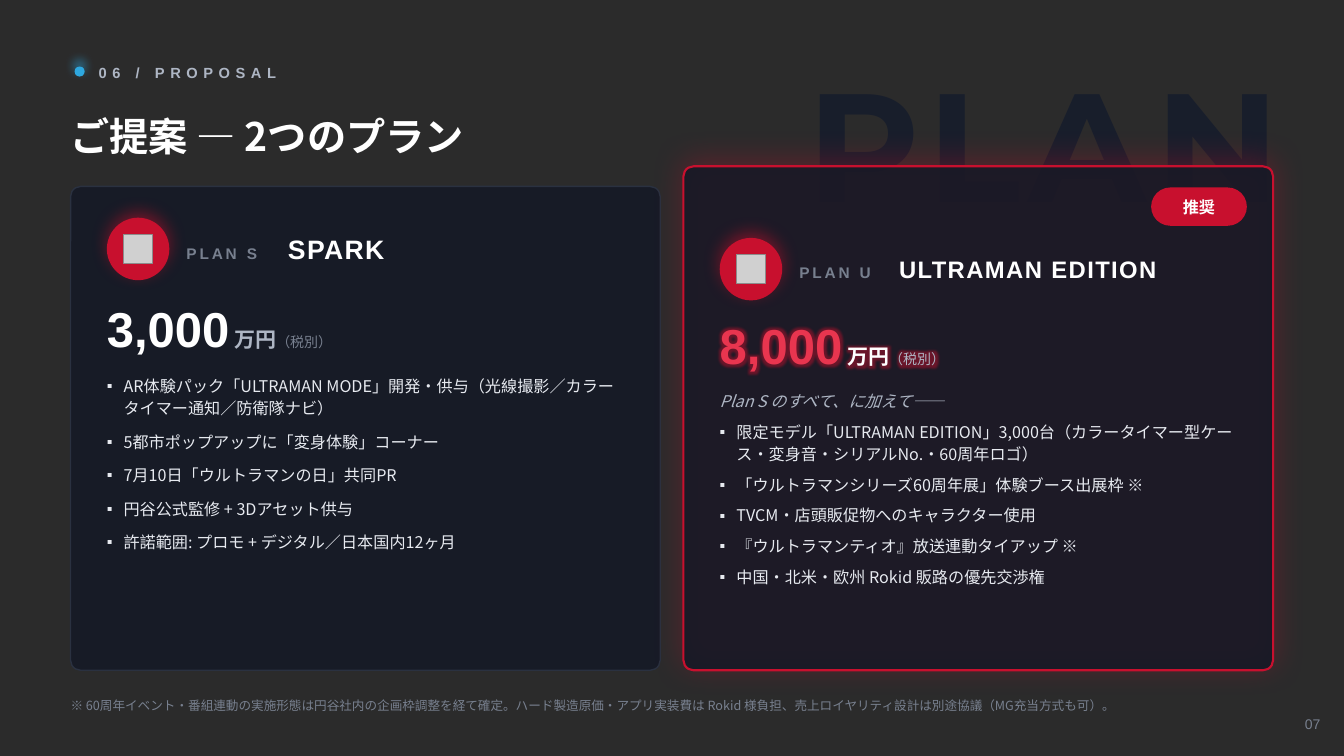
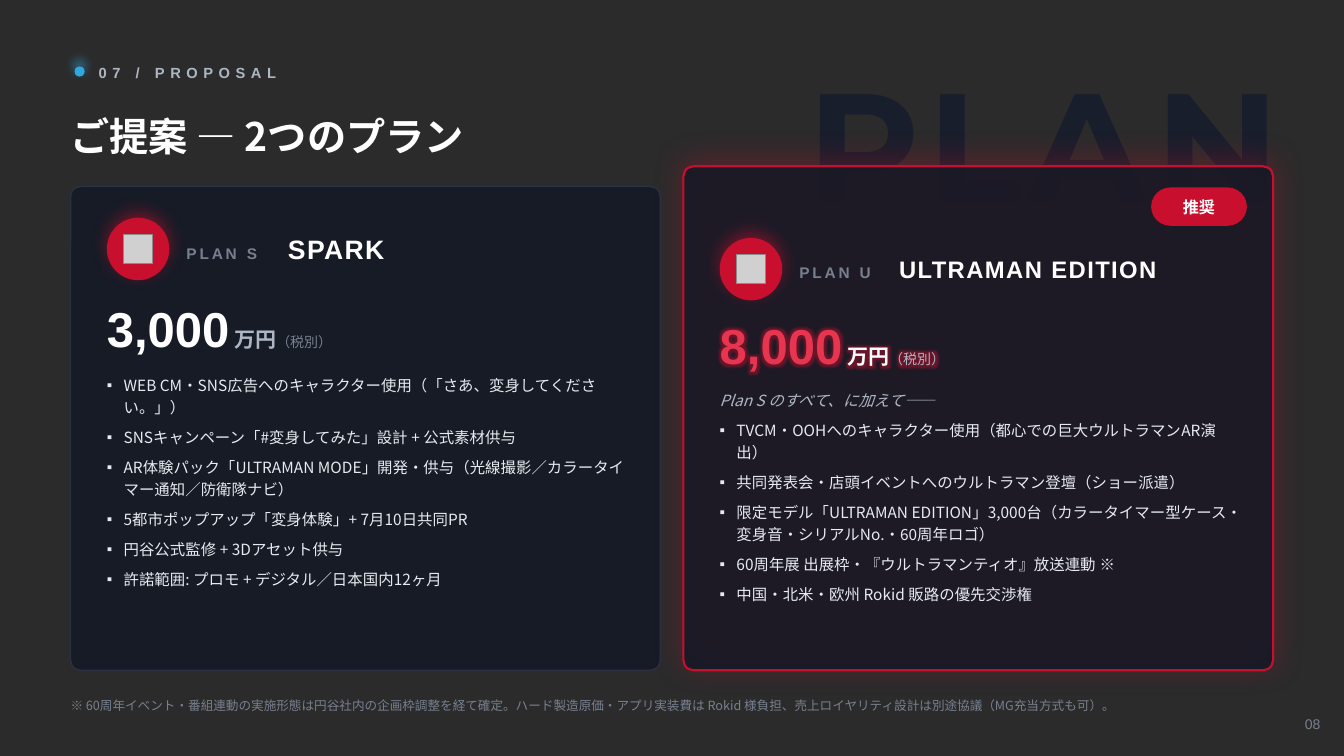
Before and after one commit to hayatoshintani-spe/kessho-lens, a slide deck: slide 8 of docs/proposals/rokid-ultraman-pitch.pptx (slide 7 before the commit). Drawn at 1344x756 pixels with LibreOffice and Linux fonts; fonts in the diff are those of the drawing; grey boxes stand for pictures; background and template pictures are left out; a plain dark background stands for a picture behind light text. Boxes give left, top, right and bottom in pixels: in the first picture for what was removed or moved away, otherwise in the second. Text is boxed around its words. In the diff, an @@ line names an element or a change of style, - is before the commit and + after.

```diff
--- a/docs/proposals/rokid-ultraman-pitch.pptx
+++ b/docs/proposals/rokid-ultraman-pitch.pptx
@@ text at <box>99,68,276,78</box>: text changed @@
-06 / PROPOSAL
+07 / PROPOSAL
@@ text at <box>124,378,596,445</box>: paragraphs added @@
+▪ WEB CM・SNS広告へのキャラクター使用（「さあ、変身してください。」）
+▪ SNSキャンペーン「#変身してみた」設計 + 公式素材供与
@@ text at <box>720,393,1242,602</box>: size 11.5 to 11 pt in "Plan S のすべて、に加えて——", "限定モデル「ULTRAMAN EDITION」3,000台（カラータイマー型ケース・変身音・シリアルNo.・60周年ロゴ ...", "中国・北米・欧州 Rokid 販路の優先交渉権"; line spacing 16pt to 15.5pt @@
@@ text at <box>736,423,1216,490</box>: paragraphs added @@
+▪ TVCM・OOHへのキャラクター使用（都心での巨大ウルトラマンAR演出）
+▪ 共同発表会・店頭イベントへのウルトラマン登壇（ショー派遣）
@@ text at <box>124,460,624,587</box>: size 11.5 to 11 pt in "AR体験パック「ULTRAMAN MODE」開発・供与（光線撮影／カラータイマー通知／防衛隊ナビ）", "円谷公式監修 + 3Dアセット供与", "許諾範囲: プロモ + デジタル／日本国内12ヶ月"; line spacing 16pt to 15.5pt; less space between paragraphs @@
@@ text at <box>124,512,468,527</box>: text changed; size 11.5 to 11 pt @@
-▪ 5都市ポップアップに「変身体験」コーナー
-▪ 7月10日「ウルトラマンの日」共同PR
+▪ 5都市ポップアップ「変身体験」+ 7月10日共同PR
@@ text at <box>736,557,1095,572</box>: text changed; size 11.5 to 11 pt @@
-▪ 「ウルトラマンシリーズ60周年展」体験ブース出展枠 ※
-▪ TVCM・店頭販促物へのキャラクター使用
-▪ 『ウルトラマンティオ』放送連動タイアップ ※
+▪ 60周年展 出展枠・『ウルトラマンティオ』放送連動 ※
@@ text at <box>1305,719,1321,729</box>: text changed @@
-07
+08
```
Also in this commit, not shown: 3 other slides changed, 1 slide added, 1 other file.
